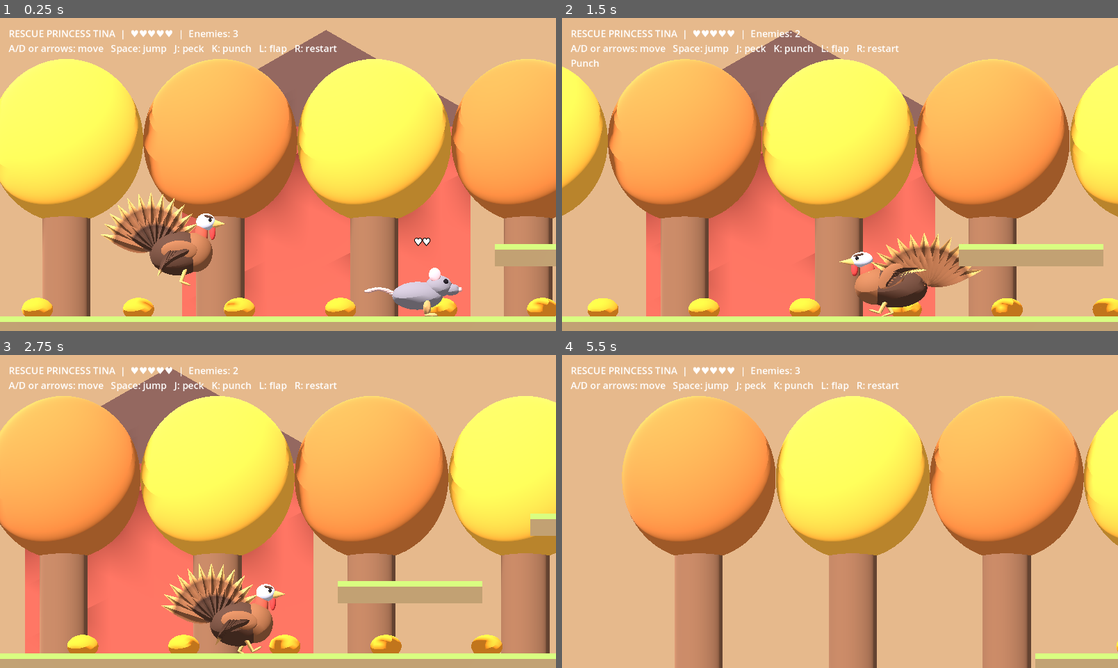
Above: before the commit, frames 1-4 (two rows, left to right).
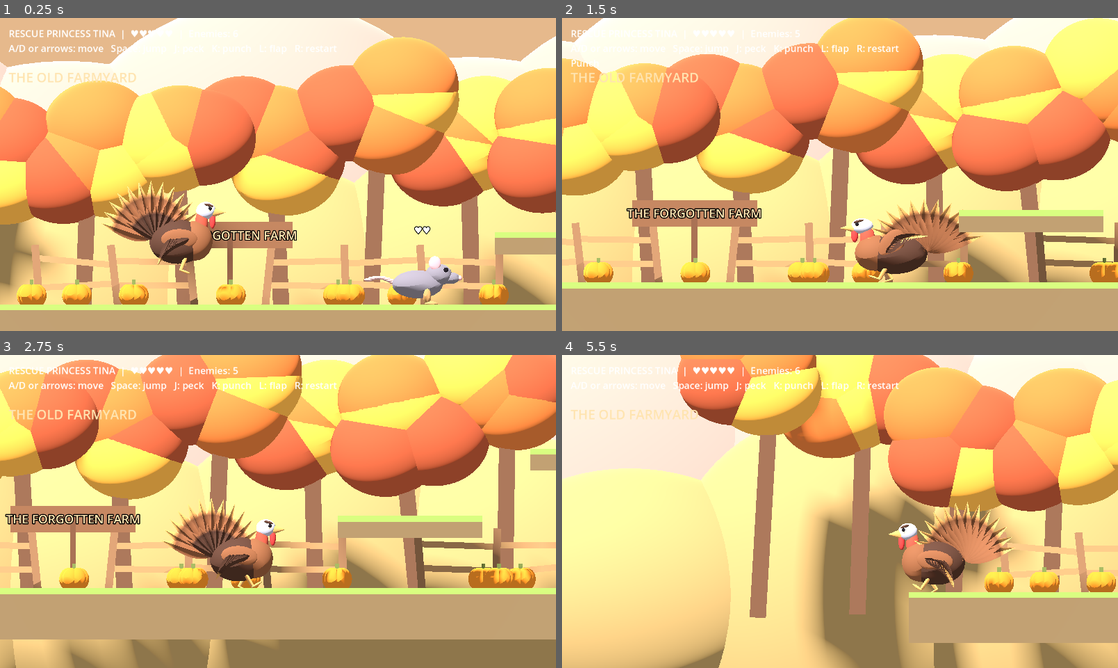
Above: after the commit, the same moments.

Repository: bowr39/TurkeyTime
Game: Godot game, scene res://main.tscn
Two runs of this game, one before a commit and one after it. Both use one fixed random seed, a clock stepped at 60 frames per second and the inputs below.
Inputs (mouse positions are in pixels of both pictures, inside the frame that each line leads up to):
- Up to frame 1 (0.25 s): no input
- Up to frame 2 (1.5 s): move the mouse to (962, 158) at 0.52 s; hold D 0.53-1.28 s; tap J at 0.6 s; click (962, 158) at 0.67 s; tap Space at 0.77, 1.07 s; move the mouse to (728, 190) at 1.27 s; hold A from 1.28 s (still down); tap K at 1.35 s
- Up to frame 3 (2.75 s): tap Space at 1.52, 1.82 s; move the mouse to (333, 442) at 2.02 s; release A at 2.03 s; hold D from 2.03 s (still down); tap L at 2.1 s
- Up to frame 4 (5.5 s): move the mouse to (812, 574) at 2.77 s; tap R at 2.85 s; click (812, 574) at 2.92 s; tap Space at 3.02, 3.32, 3.77, 4.07, 4.52, 4.82 s; move the mouse to (1006, 558) at 3.52 s; release D at 3.53 s; hold A from 3.53 s (still down); tap J at 3.6 s; move the mouse to (673, 464) at 4.27 s; tap K at 4.35 s; move the mouse to (867, 511) at 5.02 s; tap L at 5.1 s; click (867, 511) at 5.17 s

The runs differ from the first frame. In frame 1, 82% of the frame differs, in the area x 0-100%, y 0-98%; in frame 2, 87%; in frame 3, 95%, in the area x 0-100%, y 0-100%; in frame 4, 92%.

Commit message:
Expand playable farmstead into connected barn and cellar with second checkpoint

Diff:
--- a/main.gd
+++ b/main.gd
@@ -16,6 +16,10 @@
 var coyote := 0.0
 var jump_buffer := 0.0
 var checkpoint := false
+var cellar_checkpoint := false
+var region := ""
+var region_timer := 0.0
+var region_label: Label
 var clock := 0.0
 var wings: Array[Node3D] = []
 
@@ -77,31 +81,28 @@
 	sun.shadow_enabled = true
 	platform(Vector3(4,-0.5,0),Vector3(18,1,5))
 	platform(Vector3(17,-0.5,0),Vector3(6,1,5))
-	platform(Vector3(25,-0.5,0),Vector3(7,1,5))
+	platform(Vector3(29.5,-0.5,0),Vector3(19,1,5))
 	platform(Vector3(8,1.3,0),Vector3(3,0.4,3))
 	platform(Vector3(12,2.7,0),Vector3(3,0.4,3))
-	platform(Vector3(30,1.2,0),Vector3(3,0.4,3))
-	for i in range(19):
-		var x := float(i)*3.2-12.0
-		var trunk := CylinderMesh.new()
-		trunk.height = 3.8
-		mesh(self,trunk,Vector3(x,1.4,-6),Color("#76503b"))
-		ball(self,Vector3(x,3.7,-6),Vector3(3.2,3.4,2.6),Color("#b96932") if i%2==0 else Color("#d99b36"))
-	for i in range(15):
-		ball(self,Vector3(float(i)*2.1-3,0.2,-1.6),Vector3(0.65,0.48,0.65),Color("#e28a25"))
-	var barn := BoxMesh.new()
-	barn.size = Vector3(6,4,2)
-	mesh(self,barn,Vector3(3,2,-8),Color("#9a463b"))
-	var roof := PrismMesh.new()
-	roof.size = Vector3(7,2,3)
-	mesh(self,roof,Vector3(3,5,-8),Color("#583d38"))
+	platform(Vector3(24,1.3,0),Vector3(3,0.4,3))
+	platform(Vector3(28,2.7,0),Vector3(3,0.4,3))
+	platform(Vector3(32,4.1,0),Vector3(3,0.4,3))
+	platform(Vector3(36,2.7,0),Vector3(3,0.4,3))
+	platform(Vector3(40,-1.8,0),Vector3(2,0.5,4))
+	platform(Vector3(42,-3.1,0),Vector3(2,0.5,4))
+	platform(Vector3(49,-4.0,0),Vector3(12,1,5))
+	platform(Vector3(55,-2.6,0),Vector3(2,0.5,4))
+	platform(Vector3(57,-1.2,0),Vector3(2,0.5,4))
+	platform(Vector3(60,-0.5,0),Vector3(4,1,5))
+	add_child(preload("res://farmstead.gd").new())
 	ball(self,Vector3(17,0.3,-0.8),Vector3(1.2,0.35,0.8),Color("#e8cb71"))
+	ball(self,Vector3(47,-3.2,-0.8),Vector3(1.2,0.35,0.8),Color("#e8cb71"))
 	player = actor(spawn)
 	turkey = preload("res://timmy_model.gd").new()
 	player.add_child(turkey)
-	for x in [5.0, 16.0, 25.0]:
-		var e := actor(Vector3(x,1,0))
-		var kind := enemies.size()
+	for x in [5.0, 16.0, 25.0, 34.0, 46.0, 51.0]:
+		var e := actor(Vector3(x,-2.8 if x>43 else 1.0,0))
+		var kind := enemies.size()%3
 		var model = preload("res://enemy_model.gd").new()
 		model.kind = kind
 		e.add_child(model)
@@ -133,6 +134,11 @@
 	layer.add_child(hud)
 	hud.position = Vector2(20,20)
 	hud.add_theme_font_size_override("font_size",22)
+	region_label = Label.new()
+	layer.add_child(region_label)
+	region_label.position = Vector2(20,115)
+	region_label.add_theme_font_size_override("font_size",30)
+	region_label.modulate = Color("#ffe4b0")
 
 func pressed(key: int) -> bool:
 	var now := Input.is_physical_key_pressed(key)
@@ -202,6 +208,17 @@
 		checkpoint = true
 		spawn = Vector3(17,2,0)
 		hp = 5
+	if not cellar_checkpoint and absf(player.position.x-47)<1.2 and player.position.y<0:
+		cellar_checkpoint = true
+		spawn = Vector3(47,-2.5,0)
+		hp = 5
+	var next_region := "THE OLD FARMYARD" if player.position.x<21 else "THE DERELICT BARN" if player.position.x<39 else "THE FORGOTTEN CELLAR" if player.position.x<58 else "HUNTERS' ROAD — COMING SOON"
+	if next_region!=region:
+		region = next_region
+		region_timer = 3.5
+	region_timer = maxf(0,region_timer-dt)
+	region_label.text = region if region_timer>0 else ""
+	player.position.x = clampf(player.position.x,-4.5,61.0)
 	for e in enemies:
 		var home: float = e.get_meta("home")
 		var kind: int = e.get_meta("kind")
@@ -247,7 +264,7 @@
 		e.move_and_slide()
 		e.position.z = 0
 		if e.position.y < -8:
-			e.position = Vector3(home,2,0)
+			e.position = Vector3(home,-2.5 if home>43 else 2.0,0)
 			e.velocity = Vector3.ZERO
 		if e.position.distance_to(player.position)<1.0 and invulnerable <= 0 and state=="strike":
 			hp -= 1
@@ -262,5 +279,5 @@
 		get_tree().reload_current_scene()
 		return
 	camera.position.x = lerpf(camera.position.x,player.position.x+facing*2,dt*5)
-	camera.position.y = lerpf(camera.position.y,maxf(3,player.position.y+1),dt*5)
+	camera.position.y = lerpf(camera.position.y,player.position.y+1.0,dt*5)
 	hud.text = "RESCUE PRINCESS TINA  |  %s  |  Enemies: %d\nA/D or arrows: move   Space: jump   J: peck   K: punch   L: flap   R: restart\n%s" % ["♥".repeat(hp)+"♡".repeat(5-hp),enemies.size(),attack_name if attack_timer>0 else ""]
